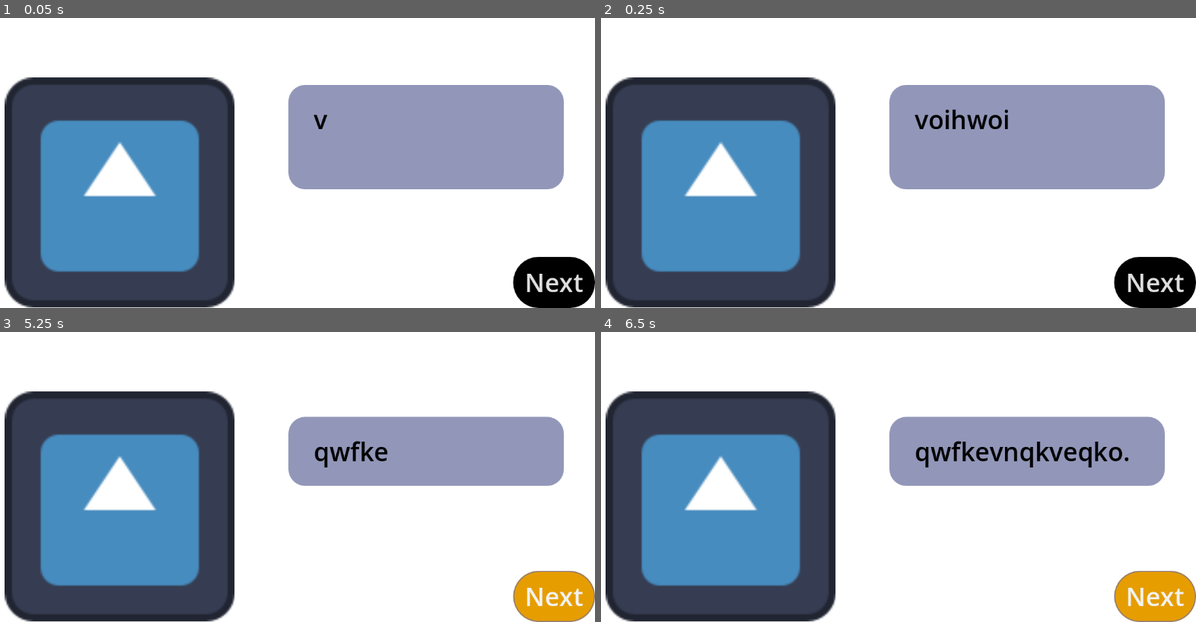
Above: before the commit, frames 1-4 (two rows, left to right).
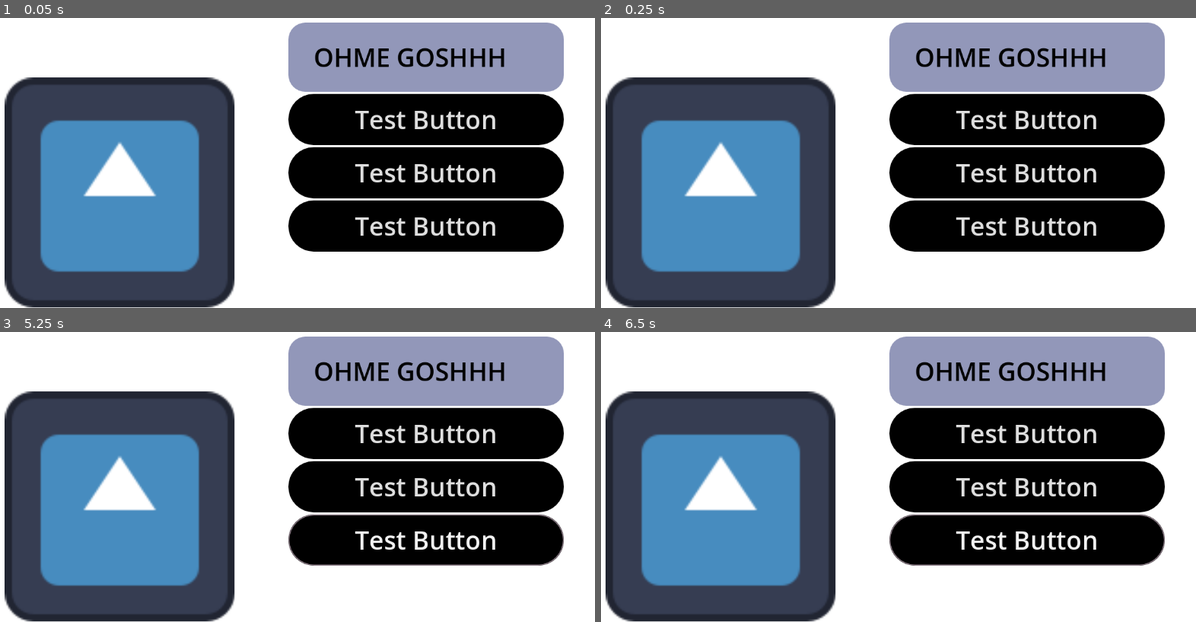
Above: after the commit, the same moments.

Repository: vilu350/Flying-Cats-Studio
Game: Godot game, scene res://dialogue.tscn
Two runs of this game, one before a commit and one after it. Both use one fixed random seed, a clock stepped at 60 frames per second and the inputs below. The project has no main scene, so this scene is started directly. The engine's default icon, where the game draws it, is replaced by a stand-in: a white triangle on a blue panel in a dark square.
Inputs (mouse positions are in pixels of both pictures, inside the frame that each line leads up to):
- Up to frame 1 (0.05 s): no input
- Up to frame 2 (0.25 s): no input
- Up to frame 3 (5.25 s): click (428, 433) at 0.5 s, where only the run after the commit has a clickable "Test Button"; click (428, 485) at 1.25 s, where only the run after the commit has a clickable "Test Button"; click (428, 540) at 2 s, where only the run after the commit has a clickable "Test Button"; click (553, 595) at 2.75 s, where only the run before the commit has a clickable "Next"; click (553, 595) at 3.5 s, where only the run before the commit has a clickable "Next"; hold D (move_right) 4.28-5.03 s; tap Enter at 5 s; hold Down (move_down) from 5.03 s (still down)
- Up to frame 4 (6.5 s): release Down (move_down) at 5.78 s; hold D (move_right) from 5.78 s (still down)

The runs differ from the first frame. In frame 1, 37% of the frame differs, in the area x 48-100%, y 1-100%; in frame 2, 37%; in frame 3, 37%; in frame 4, 36%.
Error after the commit: Parse Error: Could not find type "DialogueItem" in the current scope. (res://dialogue.gd:11)

Commit message:
Worked on the dialogue system (ERRRORR)

Diff:
--- a/flying-cats-studio/dialogue.gd
+++ b/flying-cats-studio/dialogue.gd
@@ -1,51 +1,76 @@
 extends Control
 
 @onready var rich_text_label: RichTextLabel = %RichTextLabel
-@onready var next_button: Button = %NextButton
+@onready var action_buttons_v_box_container: VBoxContainer = %ActionButtonsVBoxContainer
 
 var bodies := {
 	"Player": preload("res://icon.svg"),
 	"npc": preload("res://icon2.0.svg")
 }
 
-var dialogue_items: Array[Dictionary] = [
+@export var dialogue_items: Array[DialogueItem] = [
 	{
 		"text": "voihwoivjwoivjveiojwe.",
 		"character": bodies["Player"],
+		"choices": {
+			"Let me sleep a little longer": 2,
+			"Let's do it!": 1,
+		},
 	},
 	{
 		"text": "biwejwevnwevenv.",
 		"character": bodies["npc"],
+		"choices": {
+			"I will do my best": 3,
+			"No, let me go back to sleep": 2,
+		},
 	},
 	{
 		"text": "nvjwviojweoivjwveoi.",
 		"character": bodies["Player"],
+		"choices": {
+			"No, really, let me go back to sleep": 0,
+			"Alright, I'll try": 1,
+		},
 	},
 	{
 		"text": "qwfkevnqkveqko.",
 		"character": bodies["npc"],
+		"choices": {"Okay! (Quit)": - 1},
 	},
 ]
-var current_item_index := 0
 
 func _ready() -> void:
-	show_text()
-	next_button.pressed.connect(advance)
+	show_text(0)
 
-func show_text() -> void:
+func show_text(current_item_index: int) -> void:
 	var current_item := dialogue_items[current_item_index]
 	rich_text_label.text = current_item["text"]
 	bodies.texture = current_item["character"]
+	create_buttons(current_item["choices"])
 
 	rich_text_label.visible_ratio = 0.0
 	var tween := create_tween()
 	var text_appearing_duration: float = current_item["text"].length() / 30.0
 	tween.tween_property(rich_text_label, "visible_ratio", 1.0, text_appearing_duration)
+	for button: Button in action_buttons_v_box_container.get_children():
+		button.disabled = true
+	tween.finished.connect(func() -> void:
+		for button: Button in action_buttons_v_box_container.get_children():
+			button.disabled = false
+	)
 
 
-func advance() -> void:
-	current_item_index += 1
-	if current_item_index == dialogue_items.size():
-		get_tree().quit()
-	else:
-		show_text()
+func create_buttons(choices_data: Dictionary) -> void:
+	for button in action_buttons_v_box_container.get_children():
+		button.queue_free()
+	# We loop over all the dictionary keys
+	for choice_text in choices_data:
+		var button := Button.new()
+		action_buttons_v_box_container.add_child(button)
+		button.text = choice_text
+		var target_line_idx: int = choices_data[choice_text]
+		if target_line_idx == - 1:
+			button.pressed.connect(get_tree().quit)
+		else:
+			button.pressed.connect(show_text.bind(target_line_idx))
--- a/flying-cats-studio/dialogue.tscn
+++ b/flying-cats-studio/dialogue.tscn
@@ -9,6 +9,7 @@
 shader = ExtResource("2_hoxo3")
 
 [sub_resource type="InputEventAction" id="InputEventAction_hoxo3"]
+action = &"advance_text"
 
 [sub_resource type="Shortcut" id="Shortcut_q2h7b"]
 events = [SubResource("InputEventAction_hoxo3")]
@@ -45,8 +46,8 @@
 expand_mode = 1
 stretch_mode = 5
 
-[node name="RichTextLabel" type="RichTextLabel" parent="."]
-unique_name_in_owner = true
+[node name="VBoxContainer" type="VBoxContainer" parent="."]
+clip_contents = true
 layout_mode = 1
 anchors_preset = -1
 anchor_left = 0.5
@@ -58,21 +59,40 @@
 offset_bottom = -284.42004
 grow_horizontal = 2
 grow_vertical = 2
+focus_mode = 3
+mouse_filter = 0
+
+[node name="RichTextLabel" type="RichTextLabel" parent="VBoxContainer"]
+unique_name_in_owner = true
+layout_mode = 2
+size_flags_vertical = 2
 text = "OHME GOSHHH
 "
 fit_content = true
 
-[node name="NextButton" type="Button" parent="."]
+[node name="ActionButtonsVBoxContainer" type="VBoxContainer" parent="VBoxContainer"]
 unique_name_in_owner = true
-layout_mode = 1
-anchors_preset = 3
-anchor_left = 1.0
-anchor_top = 1.0
-anchor_right = 1.0
-anchor_bottom = 1.0
-offset_left = -45.0
-offset_top = -31.0
-grow_horizontal = 0
-grow_vertical = 0
+layout_mode = 2
+
+[node name="Button" type="Button" parent="VBoxContainer/ActionButtonsVBoxContainer"]
+layout_mode = 2
 shortcut = SubResource("Shortcut_q2h7b")
-text = "Next"
+text = "Test Button
+"
+
+[node name="Button2" type="Button" parent="VBoxContainer/ActionButtonsVBoxContainer"]
+layout_mode = 2
+shortcut = SubResource("Shortcut_q2h7b")
+text = "Test Button
+"
+
+[node name="Button3" type="Button" parent="VBoxContainer/ActionButtonsVBoxContainer"]
+layout_mode = 2
+shortcut = SubResource("Shortcut_q2h7b")
+text = "Test Button
+"
+
+[node name="TextureRect" type="TextureRect" parent="."]
+layout_mode = 0
+offset_right = 40.0
+offset_bottom = 40.0
